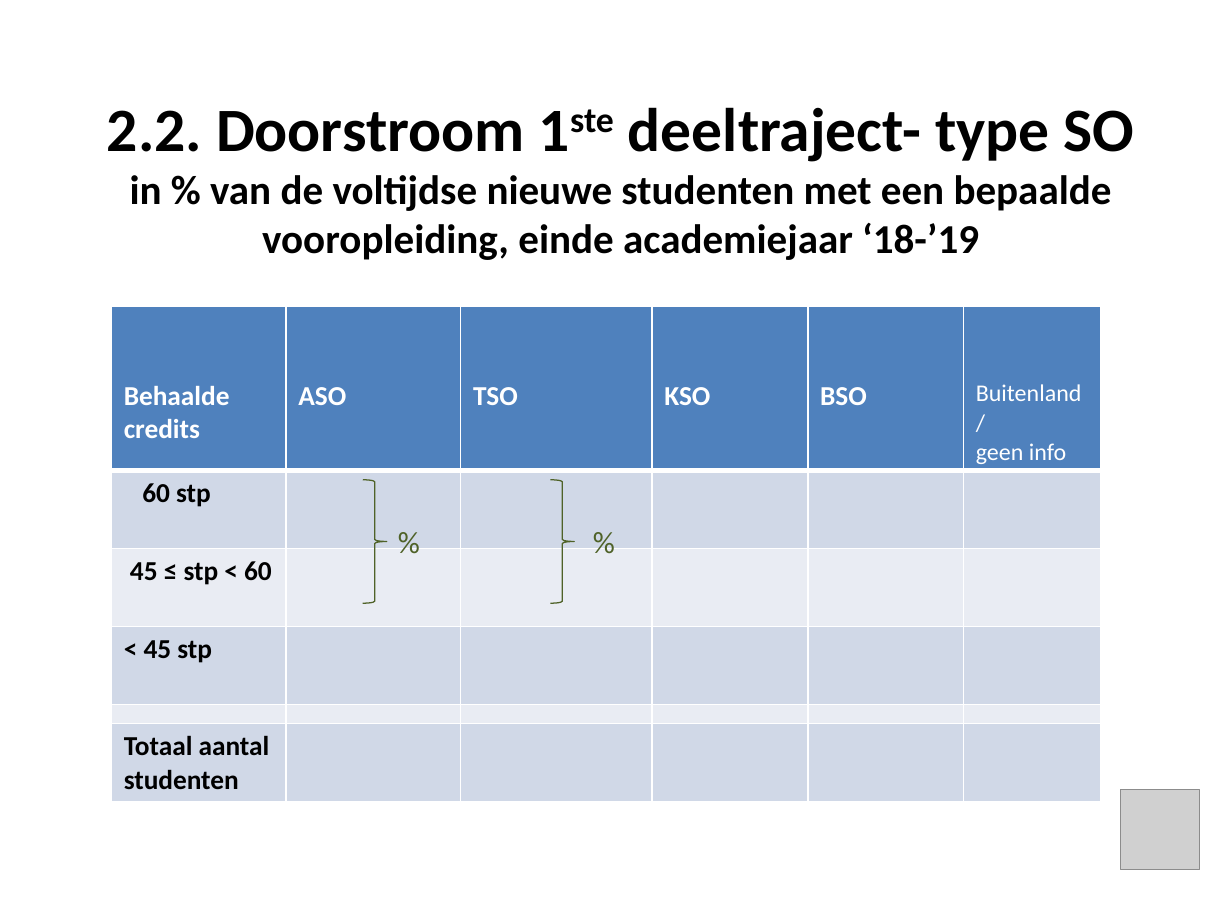
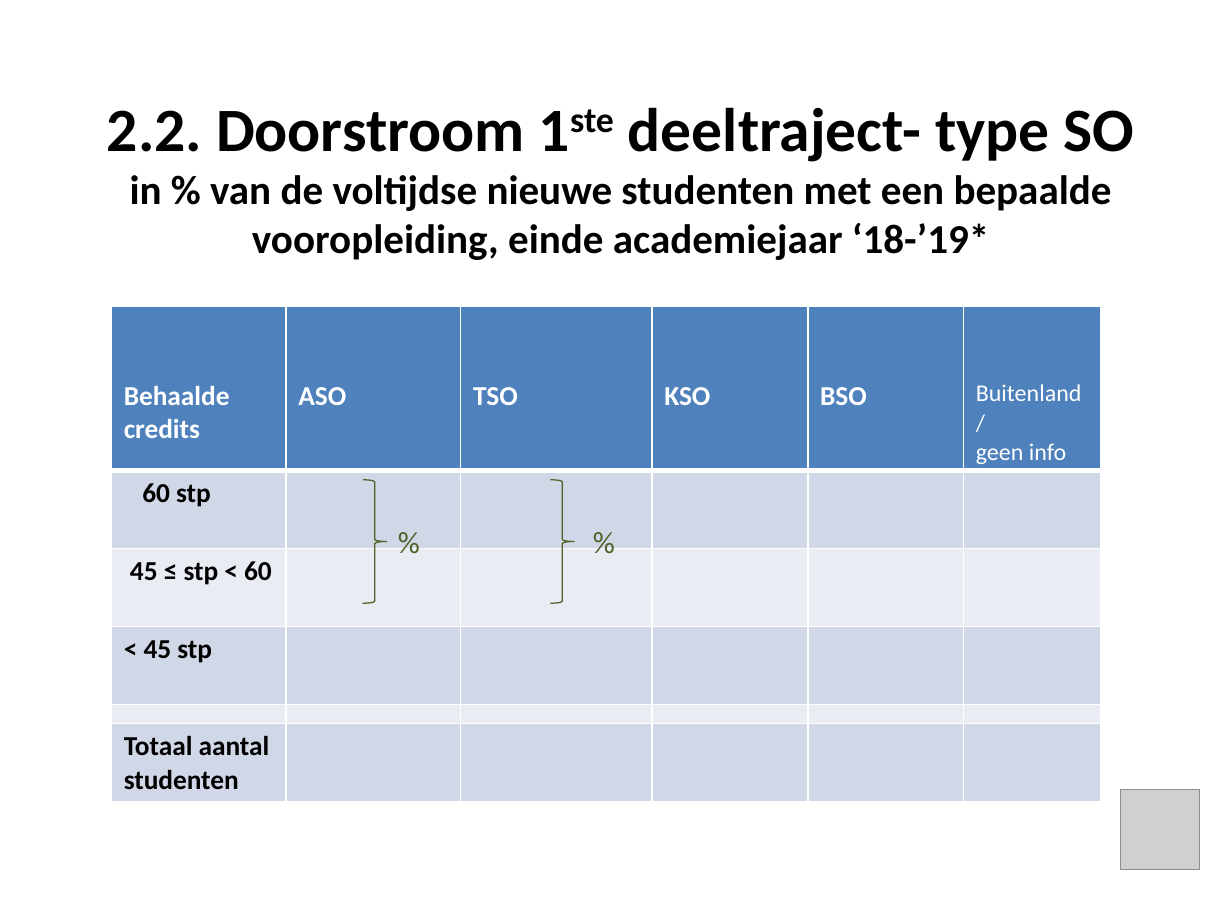
Before and after one commit to JorenSchelkens/GIP, a slide deck: slide 14 of CalculationDomain/ErasmusHogeSchool/EmptyPowerPoint.pptx. Drawn at 1232x924 pixels with LibreOffice and Linux fonts; fonts in the diff are those of the drawing; grey boxes stand for pictures. Boxes give left, top, right and bottom in pixels: in the first picture for what was removed or moved away, otherwise in the second. Text is boxed around its words. In the diff, an @@ line names an element or a change of style, - is before the commit and + after.

```diff
--- a/CalculationDomain/ErasmusHogeSchool/EmptyPowerPoint.pptx
+++ b/CalculationDomain/ErasmusHogeSchool/EmptyPowerPoint.pptx
@@ text at bbox=[130, 175, 1112, 260]: text changed @@
-in % van de voltijdse nieuwe studenten met een bepaalde vooropleiding, einde academiejaar ‘18-’19
+in % van de voltijdse nieuwe studenten met een bepaalde vooropleiding, einde academiejaar ‘18-’19*
```
Also in this commit, not shown: 11 other slides changed, 21 other files.
